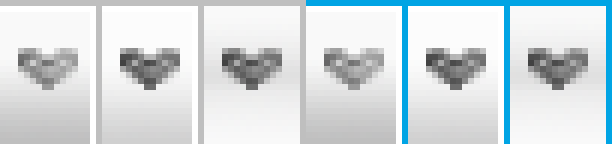
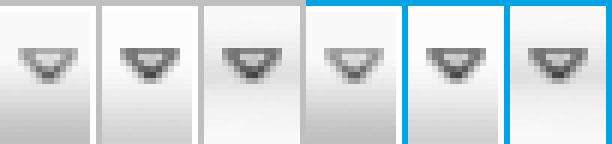
The second 612px x 144px image is a revision of the first. Changes to its layers:
removed layer "icons-default-2" over [18, 48, 588, 90]
showed "icons-default", moved it above "field-focus", painted on it over [18, 48, 588, 84]
